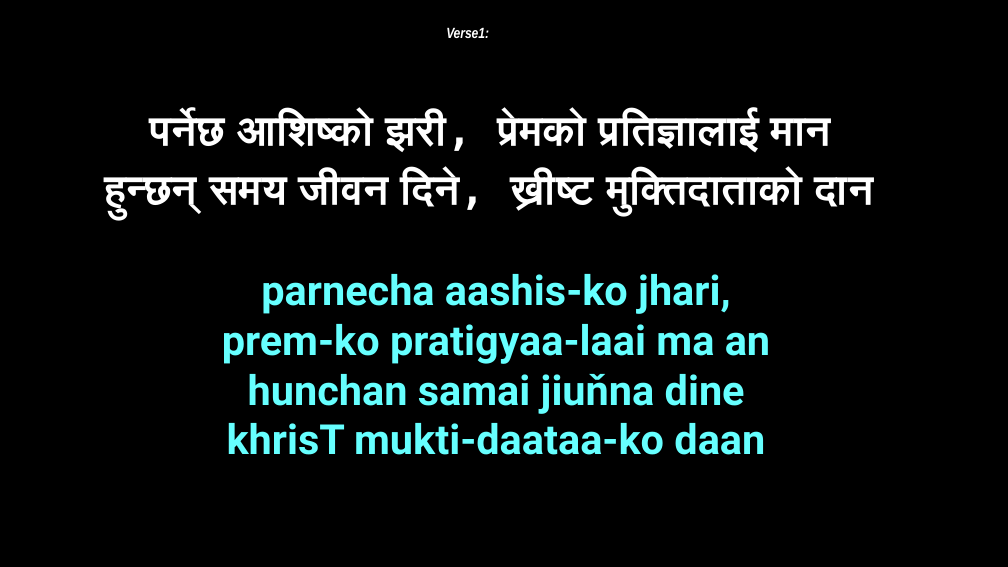
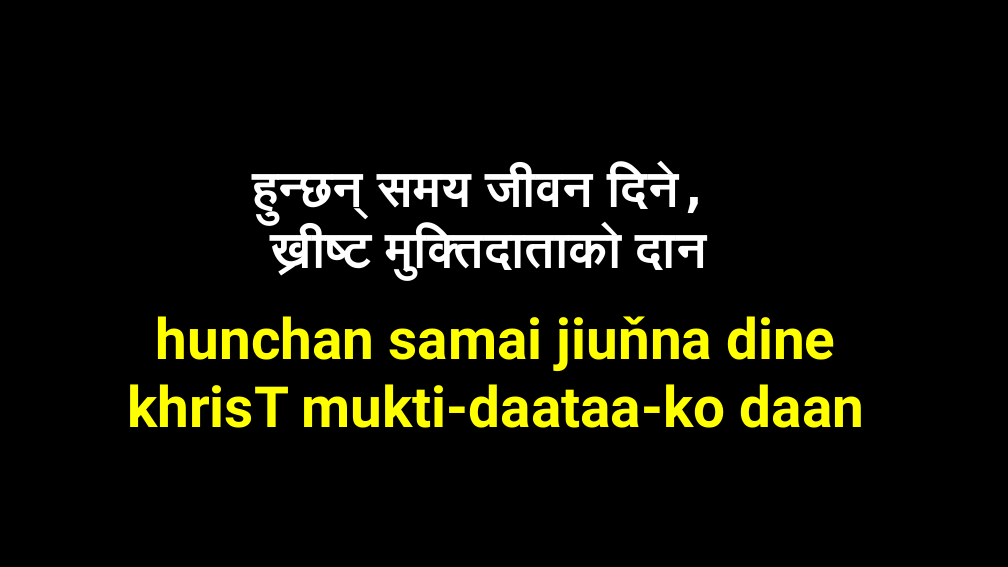
Before and after one commit to sujanay/Nepali-christian-songs-slides, a slide deck: slide 3 of Bhajan/B332 - पर्नेछ आशिष्को झरी.pptx (slide 2 before the commit). Drawn at 1008x567 pixels with LibreOffice and Linux fonts; fonts in the diff are those of the drawing. Boxes give left, top, right and bottom in pixels: in the first picture for what was removed or moved away, otherwise in the second. Text is boxed around its words. In the diff, an @@ line names an element or a change of style, - is before the commit and + after.

```diff
--- a/Bhajan/B332 - पर्नेछ आशिष्को झरी.pptx
+++ b/Bhajan/B332 - पर्नेछ आशिष्को झरी.pptx
@@ text removed at [446, 27, 489, 38] @@
-Verse1:
@@ text "हुन्छन्‌ समय जीवन दिने,": place and size @@
-text "हुन्छन्‌ समय जीवन दिने," at [105, 113, 873, 455]
+text "हुन्छन्‌ समय जीवन दिने," at [127, 167, 864, 428]
@@ text at [252, 167, 710, 280]: text changed; size 40 to 48 pt @@
-पर्नेछ आशिष्को झरी, प्रेमको प्रतिज्ञालाई मान
-हुन्छन्‌ समय जीवन दिने, ख्रीष्ट मुक्तिदाताको दान
-parnecha aashis-ko jhari,
-prem-ko pratigyaa-laai ma an
+हुन्छन्‌ समय जीवन दिने,
+ख्रीष्ट मुक्तिदाताको दान
@@ text at [127, 316, 864, 428]: size 39.5 to 54 pt, text colour #66FFFF to #FFFF00 in "hunchan samai jiuňna dine", "khrisT mukti-daataa-ko daan" @@
```
Also in this commit, not shown: 7 other slides changed, 5 slides added, 1 slide removed, 19 other files.
